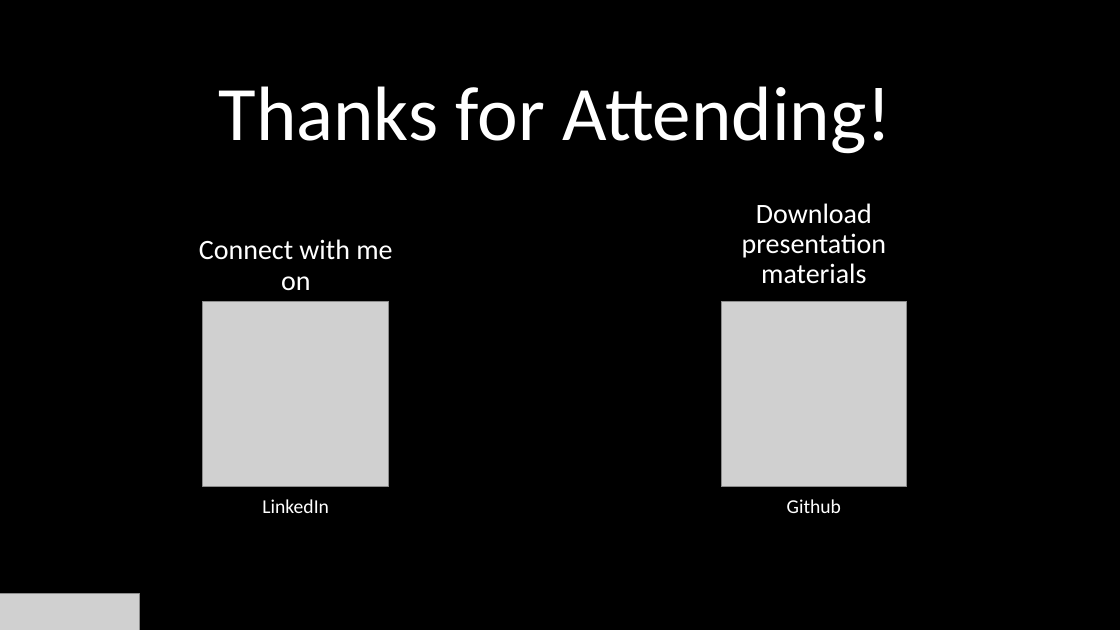
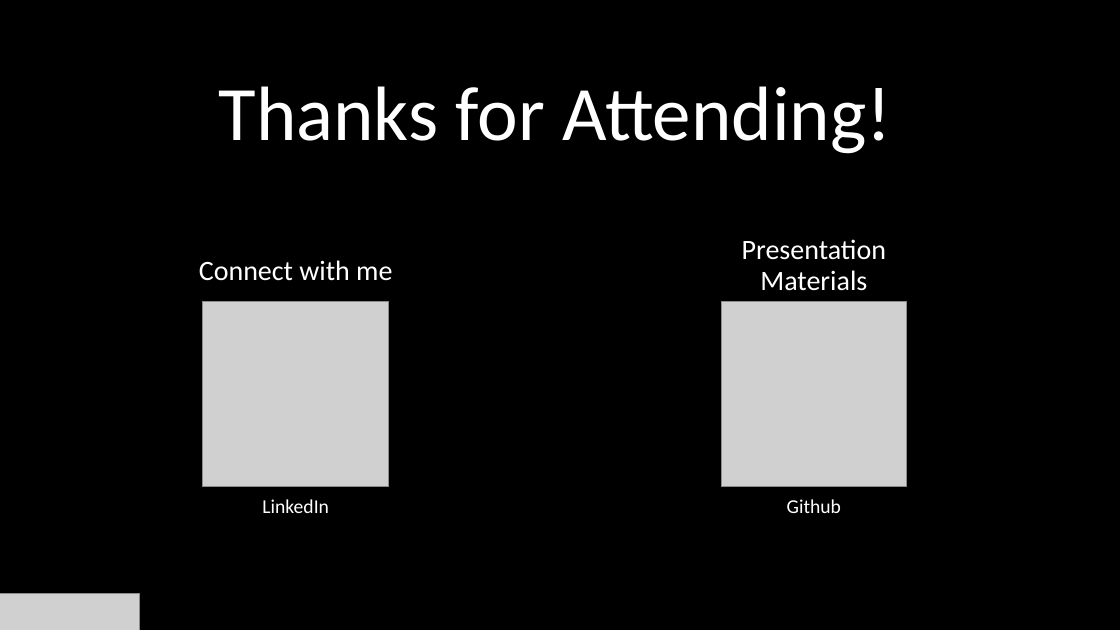
Before and after one commit to billkindle/FWVMUG_June_2020_Enterprise_Monitoring_With_Zabbix, a slide deck: slide 18 of FWVMUG_June_2020_Monitoring_ESXi_Zabbix.pptx. Drawn at 1120x630 pixels with LibreOffice and Linux fonts; fonts in the diff are those of the drawing; grey boxes stand for pictures; background and template pictures are left out. Boxes give left, top, right and bottom in pixels: in the first picture for what was removed or moved away, otherwise in the second. Text is boxed around its words. In the diff, an @@ line names an element or a change of style, - is before the commit and + after.

```diff
--- a/FWVMUG_June_2020_Monitoring_ESXi_Zabbix.pptx
+++ b/FWVMUG_June_2020_Monitoring_ESXi_Zabbix.pptx
@@ text at (x1=742, y1=239, x2=886, y2=291): text changed @@
-Download presentation materials
+Presentation Materials
@@ text at (x1=199, y1=260, x2=392, y2=281): text changed @@
-Connect with me on
+Connect with me
```
Also in this commit, not shown: 5 other slides changed, 3 slides added, 3 slides removed, 2 other files.
